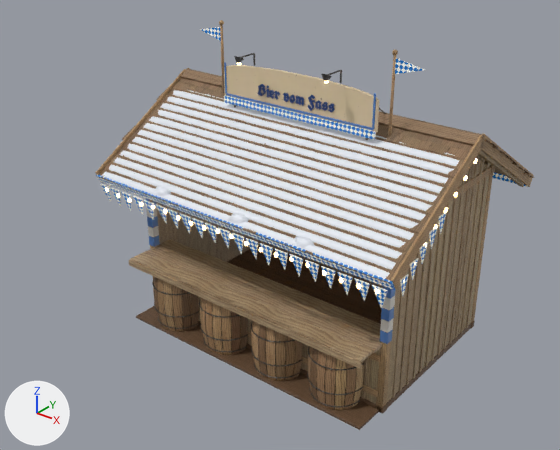
The glTF model site/public/models/stall_bier.glb, before and after one commit.
Camera for both pictures: a camera (50 mm lens) standing at (6.01, -8.27, 6.49) and looking at (-0.22, -0.48, 1.66). The lights are fixed; the arrows at lower left show +X, +Y and +Z. The first picture is the older version. Where no turn or scale is listed for an object, it has been applied to the vertices. Vertices at exactly the same position are counted once.

In view in the first picture: 'bier_barrels', 'bier_counter', 'bier_frame', 'bier_iron', 'bier_paint', 'bier_rauten', 'bier_roof', 'bier_wood', 'bulbs_0', 'snow_0' and 1 more.
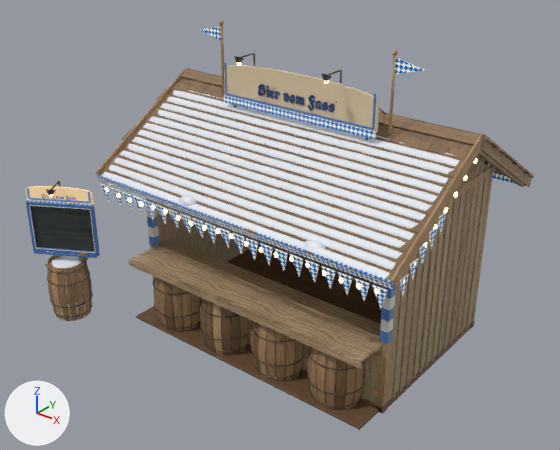
Where the newer file only moved an object's origin or applied its transform, the numbers keep the older frame.

The change, as a list of edits to the scene's bpy script:
```text
Add mat_paint_lit:
    mat_paint_lit = bpy.data.materials.new('paint_lit')
    # colours: beige #c4b199, mixed with the vertex colours
    # uses the picture img_kit_paint_color
    # uses the picture img_kit_paint_normal
    # uses the picture img_kit_paint_rm
Change me_bier_paint:
    remove me_bier_paint.from_pydata(...)  # 901 vertices, 1717 faces; spans x -2.11..2.11, y -0.45..0.45, z -1.4..1.4
    add me_bier_paint.from_pydata(...)  # 1061 vertices, 1997 faces; spans x -3.4..2.11, y -1.65..0.45, z -1.47..1.4
    me_bier_paint part 1: 160 vertices added at x -3.4..-2.49, y -1.65..-1.09, z -1.47..-0.63
    other edits to the shape of me_bier_paint do not show in these pictures
Change me_bier_iron:
    remove me_bier_iron.from_pydata(...)  # 1224 vertices, 2248 faces; spans x -1.83..1.83, y -0.92..0.92, z -1.99..1.99
    add me_bier_iron.from_pydata(...)  # 1708 vertices, 3156 faces; spans x -3.37..1.84, y -1.71..0.92, z -2.01..1.99
    me_bier_iron part 2: 11 vertices moved within x -1.79..1.79, y -0.72..-0.52, z -1.18; 256 vertices removed from x -1.8..1.8, y -0.89..-0.52, z -1.19..-1.17; 560 vertices added at x -3.37..1.79, y -1.71..-0.52, z -2.01..-1.02
    other edits to the shape of me_bier_iron do not show in these pictures
Change me_bier_rauten:
    remove me_bier_rauten.from_pydata(...)  # 270 vertices, 396 faces; spans x -2.46..2.46, y -1.89..1.89, z -1.19..1.19
    add me_bier_rauten.from_pydata(...)  # 294 vertices, 440 faces; spans x -3.38..2.46, y -2.45..1.89, z -1.28..1.19
    me_bier_rauten part 3: the loose piece of 24 vertices spanning x -1.25..1.25, y -0.47..-0.44, z 0.18..0.28 is copied, and the copy is turned 30 degrees about the z axis through its middle and scaled by 0.391, then moved by (-2.95, -1.75, -1.48); it spans x -3.38..-2.52, y -2.45..-1.95, z -1.28..-1.23
    me_bier_rauten part 4: 21 vertices moved within x -2.29..1.37, y -1.84..-1.79, z -1.19..-1.18; 4 vertices removed from x -2.06..0.23, y -1.83..-1.79, z -1.19..-1.18; 4 vertices added at x -2.06..0.23, y -1.82..-1.79, z -1.19..-1.18
    me_bier_rauten part 5: 1 vertex removed from x 2.29, y -1.81, z -1.18; 1 vertex added at x 2.29, y -1.83, z -1.19
    other edits to the shape of me_bier_rauten do not show in these pictures
Change me_bier_barrels:
    remove me_bier_barrels.from_pydata(...)  # 864 vertices, 1008 faces; spans x -1.83..1.83, y -0.19..0.19, z -0.49..0.49
    add me_bier_barrels.from_pydata(...)  # 864 vertices, 1008 faces; spans x -1.83..1.83, y -0.19..0.19, z -0.46..0.46
    me_bier_barrels part 6: 1008 faces centred in x -1.83..1.83, y -0.19..0.17, z -0.44..0.44 are repainted in the vertex colours; the middle colour goes from beige #debf9e to beige #dbbd9e
    edits to the shape of me_bier_barrels do not show in these pictures
Change ob_bier_barrels:
    ob_bier_barrels.location: (0.0, -1.56, 0.51) -> (0.0, -1.56, 0.48)
Add ob_snow_2:
    ob_snow_2 = bpy.data.objects.new('snow_2', me_snow_2)  # 98 vertices, 188 faces; spans x -0.23..0.23, y -0.221..0.221, z -0.046..0.046
    ob_snow_2.location = (-2.93, -2.24, 0.89)
Add ob_bier_crest:
    ob_bier_crest = bpy.data.objects.new('bier_crest', me_bier_crest)  # 374 vertices, 470 faces; spans x -0.442..0.442, y -0.263..0.263, z -0.123..0.123
    ob_bier_crest.location = (-2.96, -2.19, 1.98)
Add ob_bier_board_barrel:
    ob_bier_board_barrel = bpy.data.objects.new('bier_board_barrel', me_bier_board_barrel)  # 480 vertices, 624 faces; spans x -0.319..0.319, y -0.319..0.319, z -0.46..0.46
    ob_bier_board_barrel.location = (-2.95, -2.22, 0.46)
Add ob_write_projects_board:
    ob_write_projects_board = bpy.data.objects.new('write_projects_board', me_write_projects_board)  # 4 vertices, 2 faces; spans x -0.398..0.398, y -0.23..0.23, z -0.35..0.35; in mat_chalk_slate (picture img_kit_slate_color)
    ob_write_projects_board.location = (-2.95, -2.2, 1.43)
```

Where the change shows, as pixel boxes [x1, y1, x2, y2] in the pictures (560 x 450 px; the box of a moved part takes in the faces that stretch with it):
'bier_paint', reshaped (48% wider): before [146, 62, 396, 344]; after [26, 62, 396, 344]
'bier_rauten', reshaped (16% wider): before [96, 27, 528, 308]; after [28, 27, 528, 309]
'write_projects_board', added: after [31, 206, 95, 251]
'bier_board_barrel', added (brown): after [45, 255, 92, 321]
'bier_iron', reshaped (53% wider): before [152, 53, 386, 407]; after [28, 53, 386, 407]
'bier_crest', added (beige): after [26, 186, 93, 205]
'snow_2', added: after [52, 255, 82, 268]
part 1 of me_bier_paint, added (blue): after [26, 201, 100, 258]
part 2 of me_bier_iron, built on: after [35, 249, 98, 318]
part 3 of me_bier_rauten, added: after [28, 200, 92, 205]
part 4 of me_bier_rauten, moved or reshaped: before [100, 184, 319, 282]; after [100, 184, 319, 283]
part 5 of me_bier_rauten, moved or reshaped (not visible before): after [372, 285, 387, 309]
part 6 of me_bier_barrels, recoloured: [153, 277, 363, 410] in both
